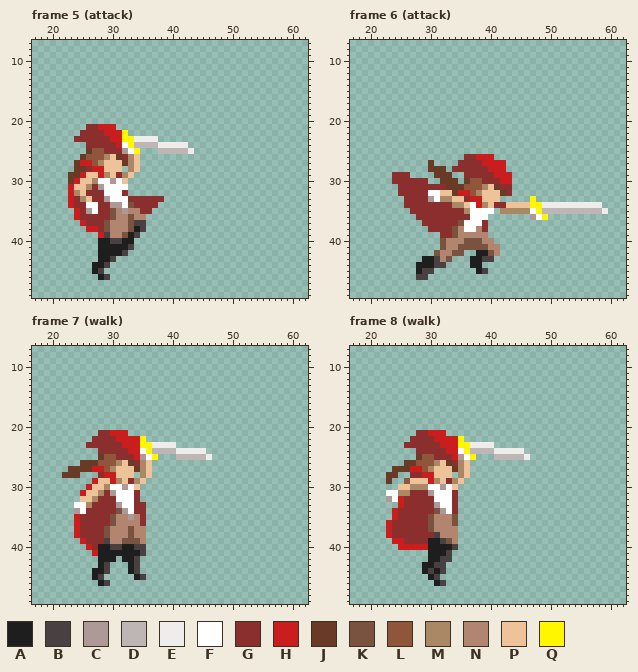
Pixel-art file, stored at Nene/Nene.aseprite. The first picture shows the starting point.
64x64 pixels, 17 frames. Shown: frame 5 (attack): x 17..62, y 7..49; frame 6 (attack): x 17..62, y 7..49; frame 7 (walk): x 17..62, y 7..49; frame 8 (walk): x 17..62, y 7..49. The commit also changed other frames, which this record leaves out.
Visible layers, top first: "Layer 7", "Layer 5", "Layer 4", "Layer 3".
Palette (. is transparent): A #1e1e1e  B #494141  C #ae9999  D #beb5b5  E #efecec  F #ffffff  G #8a2e2e  H #ca1e1e  J #693b26  K #795340  L #8f563b  M #aa8765  N #b28570  P #eec39a  Q #fff600
Pixels before, frame 5 (attack), first column x 23:
21 ...GGHHH.............
22 ..GGGGHHHQ...........
23 .GGGGGGHHQQEEEE......
24 ...GGGGGHFQDDDDEEEEE.
25 ...JLLGGGCFQ...DDDDDE
26 ..JLLLMPJGMP.........
27 .JHHLMPPPJMP.........
28 .JJGHHPPP.MP.........
29 JJHPPHMPGMP..........
30 JHPPMFFCFP...........
31 HPPMGCFFFF...........
32 HMPGGGFFFG...........
33 HGMPGGCFFFGGGGGG.....
34 HGGFFGGCCFKGGGG......
35 .HGCFGGKNCNNGG.......
36 .HGGGGGKNNKNN........
37 ..HGGGKNNNKBB........
38 ...HHGKNNNKAB........
39 .....HBNNKAB.........
40 .....AABBAA..........
41 .....AAAAAB..........
42 .....AAAAB...........
43 .....AAB.............
44 ....AAB..............
45 ....AB...............
46 .....AB..............
Pixels before, frame 6 (attack), first column x 24:
26 ............GGHHH...................
27 ......J....GGGGHHHH.................
28 ......JJJ.GGGGGGHHH.................
29 GGG....JJJ..GGGGGHHH................
30 GGGGGG..JJJ.JLLGGGHH................
31 .GGGGGGGGJJJLLLMPJGG................
32 .GGGGGFFPPJHHLMPPPJG................
33 ..GGGGCFMMPPGHHPPP.....Q............
34 ..GGGGGGGGMMPFHMPGGPPPPQQEEEEEEEEEE.
35 ...GGGGGGGGGMFFFF.MMMMMFQDDDDDDDDDDE
36 ....GGGGGGGGGFFF.......CFQ..........
37 .....GGGGGGKFFFG....................
38 ......GGGGKNFFNG....................
39 ........GGKNNNNN....................
40 ........KNNNKKKNN...................
41 ........KNNKKKKKNN..................
42 .......KNNKK..AAKN..................
43 .....AABNK...AABB...................
44 ....AAABB....AA.....................
45 ....ABB.......AB....................
46 ....BB..............................
Pixels before, frame 7 (walk), first column x 22:
21 ......GGHHH..............
22 .....GGGGHHHHQ...........
23 ....GGGGGGHHHQQEEEE......
24 ......GGGGGHHFQDDDDEEEEE.
25 ......JLLGGGHCFQ...DDDDDE
26 ...JJJLLLMPJGMP..........
27 .JJJJHHLMPPPJMP..........
28 JJJ...GHHPPP.MP..........
29 .....HPPHMPGMP...........
30 ....HPPMFFCFP............
31 ...HPPMGCFFFG............
32 ...PPMGGGFFFG............
33 ..FFMGGGGCFFGG...........
34 ..CFGGGGGKCFGG...........
35 ..HGGGGGKNNCNG...........
36 ..HGGGGGKNNNNG...........
37 ..HGGGGKNNNKNN...........
38 ..HGGGGKNNNKNN...........
39 ...HGGGBNNKKKN...........
40 ....HGAABBAABB...........
41 .....HAAAAAAAB...........
42 ......AAA.AAB............
43 ......AB...AB............
44 .....AAB...AB............
45 .....AB.....AB...........
46 ......AB.................
Pixels before, frame 8 (walk), first column x 23:
21 .....GGHHH..............
22 ....GGGGHHHHQ...........
23 ...GGGGGGHHHQQEEEE......
24 .....GGGGGHHFQDDDDEEEEE.
25 .....JLLGGGHCFQ...DDDDDE
26 ...JJLLLMPJGMP..........
27 .JJJHHLMPPPJMP..........
28 JJ..GGHHPPP.MP..........
29 J..LPPPHMPGMP...........
30 ..PPMMMFFCFP............
31 FFMMGGGCFFFG............
32 CFHGGGGGFFFG............
33 ..HGGGGGCFFG............
34 .HGGGGGGKCFG............
35 .HGGGGGKNNNK............
36 HGGGGGGKNNNK............
37 HGGGGGGKNNNN............
38 HGGGGGGGBNNN............
39 .HHGGGGAABKN............
40 ..HHHHHAAAAB............
41 .......AAAB.............
42 .......AABB.............
43 ......AABB..............
44 ......ABAB..............
45 .......AB...............
46 ........AB..............
After:
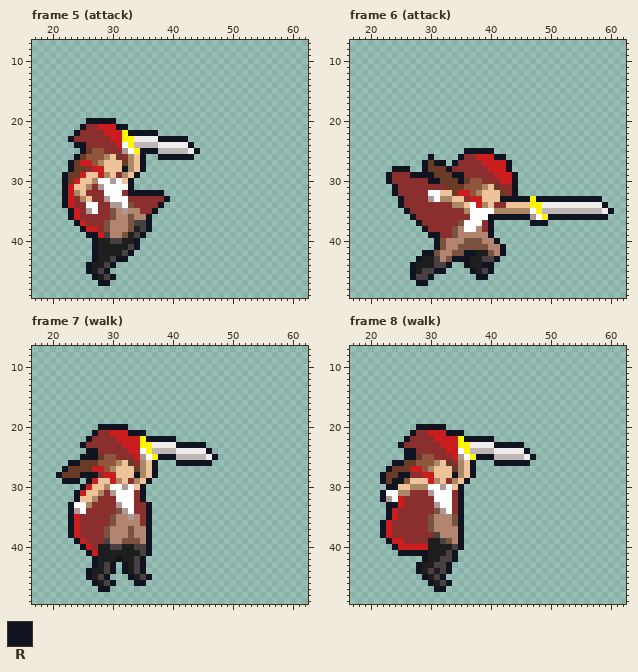
Colours new in this view: R #101420
Diff:
layer "outline" added
Changed rows in their new state; - is an unchanged pixel.
Frame 5 (attack), layer "outline":
first column x 22:
20 ----RRRRR--------------
21 ---R-----RR------------
22 --R--------RRRRR-------
23 -R--------------RRRRR--
24 --RR-----------------R-
25 ---R---------RRR------R
26 --R----------R--RRRRRR-
27 -R-----------R---------
28 -R--------R--R---------
29 R-----------R----------
30 R----------R-----------
31 R----------R-----------
32 R----------RRRRRR------
33 R----------------R-----
34 R---------------R------
35 -R-------------R-------
36 -R------------R--------
37 --R-----------R--------
38 ---R----------R--------
39 ----RR-------R---------
40 -----R------R----------
41 -----R------R----------
42 -----R-----R-----------
43 -----R---RR------------
44 ----R---R--------------
45 ----R--R---------------
46 -----R--R--------------
47 ------RR---------------
Frame 6 (attack), layers "outline", "Layer 5":
first column x 23:
25 -------------RRRRR--------------------
26 -------R----R-----RR------------------
27 ------R-RR-R--------R-----------------
28 -RRR--R---R---------R-----------------
29 R---RRRR---RR--------R----------------
30 R------RR---R--------R----------------
31 -R-------------------R----------------
32 -R-------------------R----------------
33 --R----------------RRRRR-RRRRRRRRRRR--
34 --R---------------------------------R-
35 ---R--------------M------------------R
36 ----R------------RRRRRRR---RRRRRRRRRR-
37 -----R-----------R------RRR-----------
38 ------R----------R--------------------
39 -------RR--------R--------------------
40 --------R---------R-------------------
41 --------R----------R------------------
42 ------RR-----RR----R------------------
43 -----R-----RRR----R-------------------
44 ----R-----R--R--RR--------------------
45 ----R---RR----R--R--------------------
46 ----R--R-------RR---------------------
47 -----RR-------------------------------
Frame 7 (walk), layer "outline":
first column x 21:
20 -------RRRRR---------------
21 ------R-----RRR------------
22 -----R---------RRRRR-------
23 ----R---------------RRRRR--
24 -----RR------------------R-
25 ----RRR----------RRR------R
26 --RR------------R---RRRRRR-
27 -R--------------R----------
28 R---RRR------R--R----------
29 -RRR-R---------R-----------
30 ----R---------R------------
31 ---R----------R------------
32 ---R----------R------------
33 --R------------R-----------
34 --R------------R-----------
35 --R------------R-----------
36 --R------------R-----------
37 --R------------R-----------
38 --R------------R-----------
39 ---R-----------R-----------
40 ----R----------R-----------
41 -----R---------R-----------
42 ------R---R---R------------
43 ------R--R-R--R------------
44 -----R---R-R--R------------
45 -----R--R---R--R-----------
46 ------R--R---RR------------
47 -------RR------------------
Frame 8 (walk), layer "outline":
first column x 22:
20 ------RRRRR---------------
21 -----R-----RRR------------
22 ----R---------RRRRR-------
23 ---R---------------RRRRR--
24 ----RR------------------R-
25 ----RR----------RRR------R
26 --RR-----------R---RRRRRR-
27 -R-------------R----------
28 R--RR-------R--R----------
29 R-RR----------R-----------
30 -RR----------R------------
31 R------------R------------
32 R------------R------------
33 -RR----------R------------
34 -R-----------R------------
35 -R-----------R------------
36 R------------R------------
37 R------------R------------
38 R------------R------------
39 -R-----------R------------
40 --R----------R------------
41 ---RRRRR----R-------------
42 -------R----R-------------
43 ------R----R--------------
44 ------R----R--------------
45 -------R--R---------------
46 --------R--R--------------
47 ---------RR---------------
